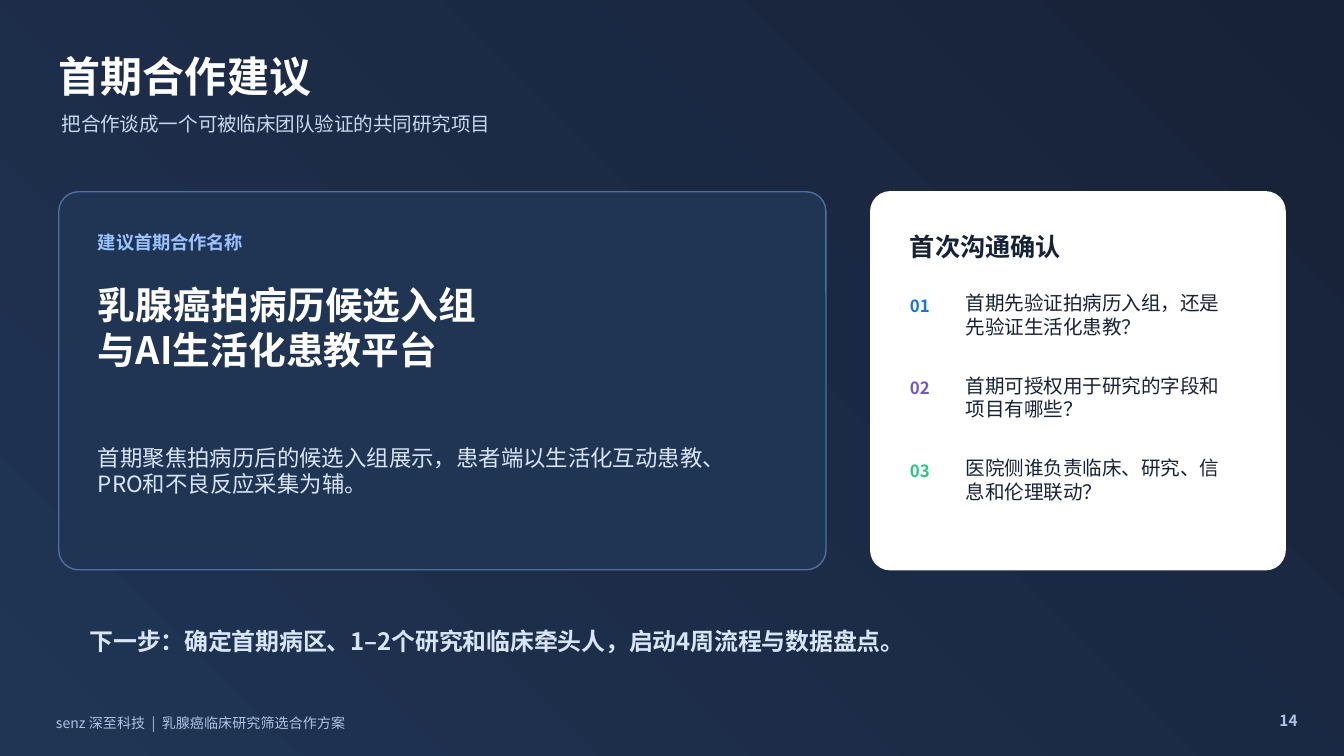
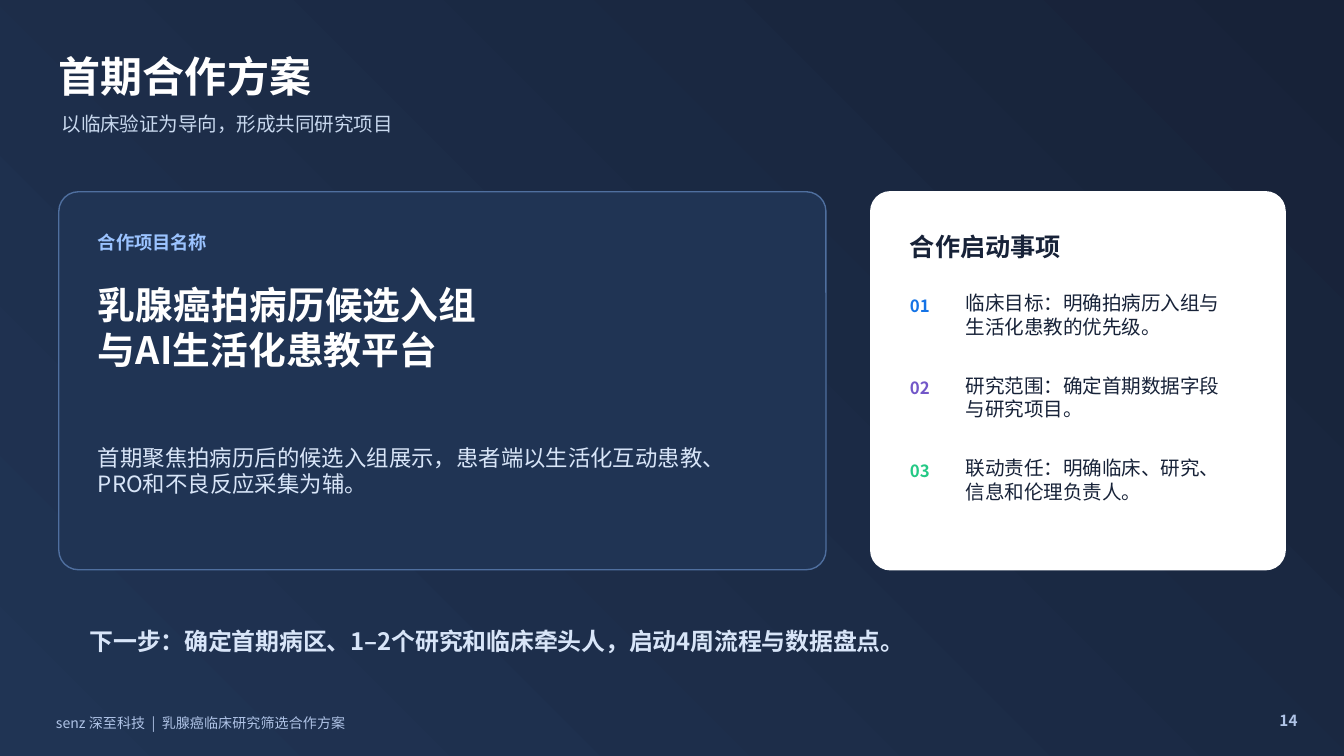
Before and after one commit to kylokuo/AI4BrCa, a slide deck: slide 14 of docs/殷咏梅教授_临床研究筛选合作方案.pptx. Drawn at 1344x756 pixels with LibreOffice and Linux fonts; fonts in the diff are those of the drawing. Boxes give left, top, right and bottom in pixels: in the first picture for what was removed or moved away, otherwise in the second. Text is boxed around its words. In the diff, an @@ line names an element or a change of style, - is before the commit and + after.

```diff
--- a/docs/殷咏梅教授_临床研究筛选合作方案.pptx
+++ b/docs/殷咏梅教授_临床研究筛选合作方案.pptx
@@ text at bbox=[59, 56, 312, 96]: text changed @@
-首期合作建议
+首期合作方案
@@ text at bbox=[62, 114, 393, 133]: text changed @@
-把合作谈成一个可被临床团队验证的共同研究项目
+以临床验证为导向，形成共同研究项目
@@ text at bbox=[98, 233, 207, 251]: text changed @@
-建议首期合作名称
+合作项目名称
@@ text at bbox=[910, 234, 1061, 259]: text changed @@
-首次沟通确认
+合作启动事项
@@ text at bbox=[966, 293, 1219, 336]: text changed @@
-首期先验证拍病历入组，还是先验证生活化患教？
+临床目标：明确拍病历入组与生活化患教的优先级。
@@ text at bbox=[966, 376, 1219, 418]: text changed @@
-首期可授权用于研究的字段和项目有哪些？
+研究范围：确定首期数据字段与研究项目。
@@ text at bbox=[966, 458, 1219, 501]: text changed @@
-医院侧谁负责临床、研究、信息和伦理联动？
+联动责任：明确临床、研究、信息和伦理负责人。
```
Also in this commit, not shown: 10 other slides changed, 1 other file.
